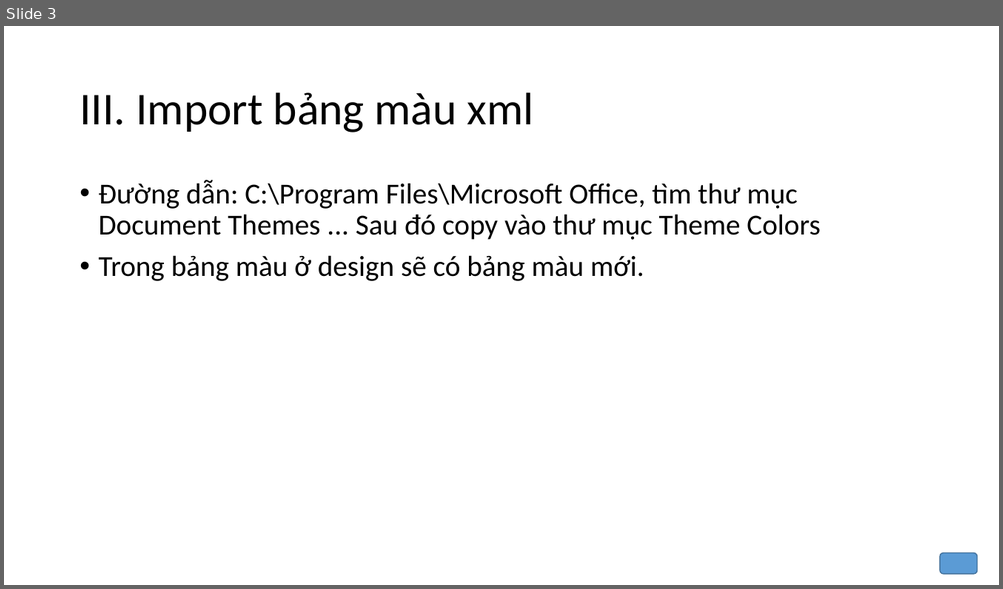
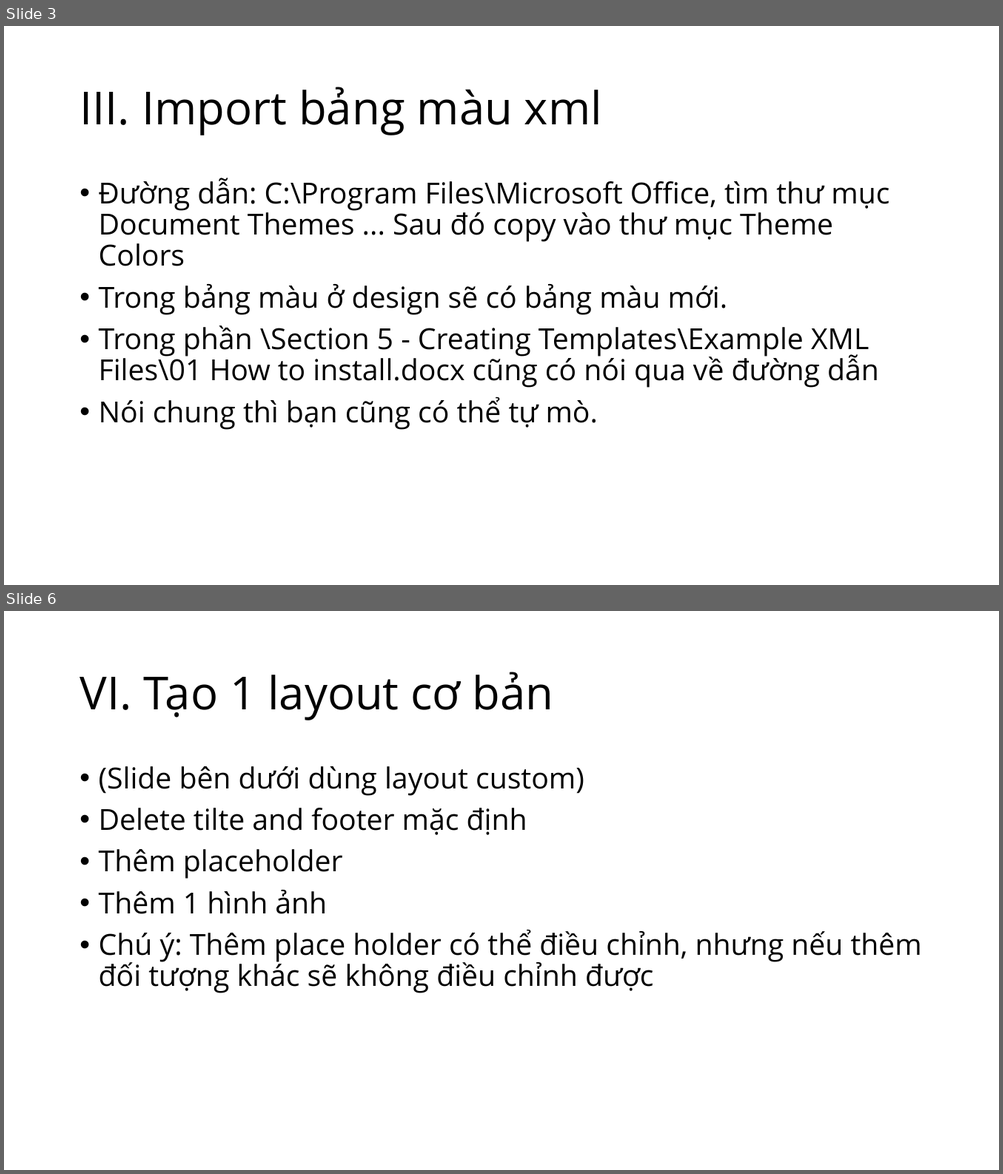
Before and after one commit to tranthanhbinh2603/PPTmasterclassV6_Powerpoint_from_A_to_Z, a slide deck: Section 5 - Creating Templates/Learning.pptx. Shown one above the other, each under a label of ours: slide 3 before the commit, slides 3 and 6 after it; the slides between them are not shown. The pictures are 1003x589 and 1003x1174 pixels, drawn with LibreOffice and Linux fonts; fonts in the diff are those of the drawing. Boxes give left, top, right and bottom in pixels: in the first picture for what was removed or moved away, otherwise in the second. Text is boxed around its words. In the diff, an @@ line names an element or a change of style, - is before the commit and + after.

```diff
--- a/Section 5 - Creating Templates/Learning.pptx
+++ b/Section 5 - Creating Templates/Learning.pptx
@@ slide 6 added at [4, 611, 999, 1170], background #FFFFFF @@
@@ title added at [79, 672, 553, 721], 44 pt, text #000000 @@
+VI. Tạo 1 layout cơ bản
@@ text added at [99, 766, 922, 994], 28 pt, text #000000 @@
+• (Slide bên dưới dùng layout custom)
+• Delete tilte and footer mặc định
+• Thêm placeholder
+• Thêm 1 hình ảnh
+• Chú ý: Thêm place holder có thể điều chỉnh, nhưng nếu thêm đối tượng khác sẽ không điều chỉnh được
@@ slide 3 changed as well @@
@@ title "III. Import bảng màu xml" at [79, 87, 602, 136]: font Calibri to Open Sans @@
@@ text at [99, 178, 889, 315]: font Calibri to Open Sans in "Đường dẫn: C:\Program Files\Microsoft Office, tìm thư ...", "Trong bảng màu ở design sẽ có ..." @@
@@ text at [99, 326, 879, 430]: paragraphs added @@
+• Trong phần \Section 5 - Creating Templates\Example XML Files\01 How to install.docx cũng có nói qua về đường dẫn
+• Nói chung thì bạn cũng có thể tự mò.
@@ rounded rectangle removed at [939, 554, 977, 574] @@
```
Also in this commit, not shown: 2 other slides changed, 6 other slides added, 2 other files.
